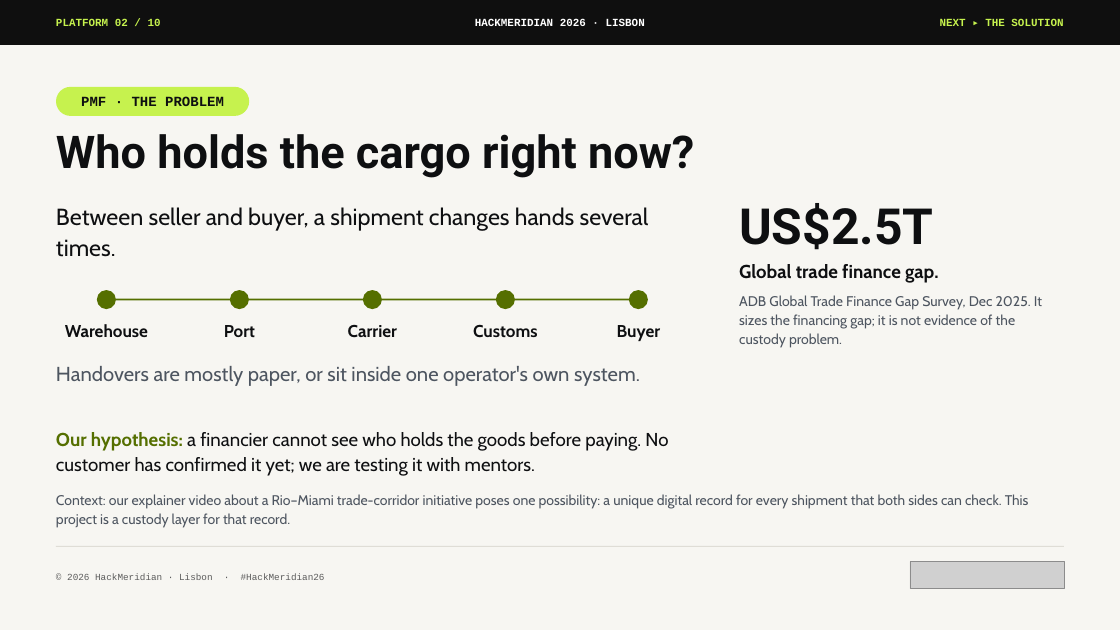
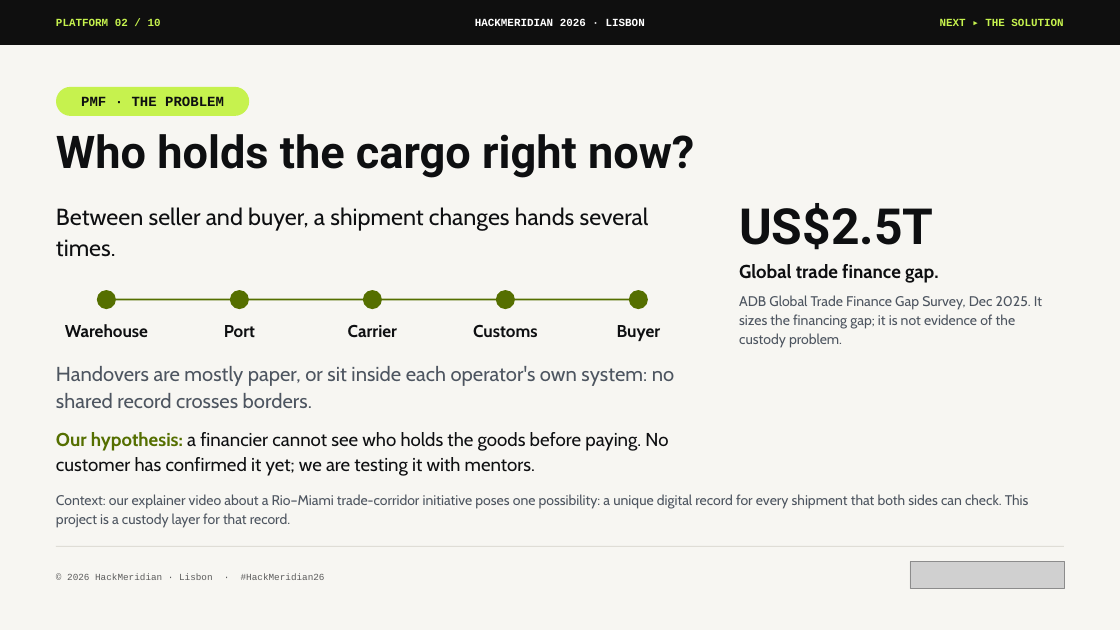
Before and after one commit to pwsaragossy/hackmeridian-cos, a slide deck: slide 2 of projects/hackmeridian-rail/deck/radox-custody-rail.pptx. Drawn at 1120x630 pixels with LibreOffice and Linux fonts; fonts in the diff are those of the drawing; grey boxes stand for pictures. Boxes give left, top, right and bottom in pixels: in the first picture for what was removed or moved away, otherwise in the second. Text is boxed around its words. In the diff, an @@ line names an element or a change of style, - is before the commit and + after.

```diff
--- a/projects/hackmeridian-rail/deck/radox-custody-rail.pptx
+++ b/projects/hackmeridian-rail/deck/radox-custody-rail.pptx
@@ text at [56,366,674,408]: text changed @@
-Handovers are mostly paper, or sit inside one operator's own system.
+Handovers are mostly paper, or sit inside each operator's own system: no shared record crosses borders.
```
Also in this commit, not shown: 4 other slides changed, 5 other files.
